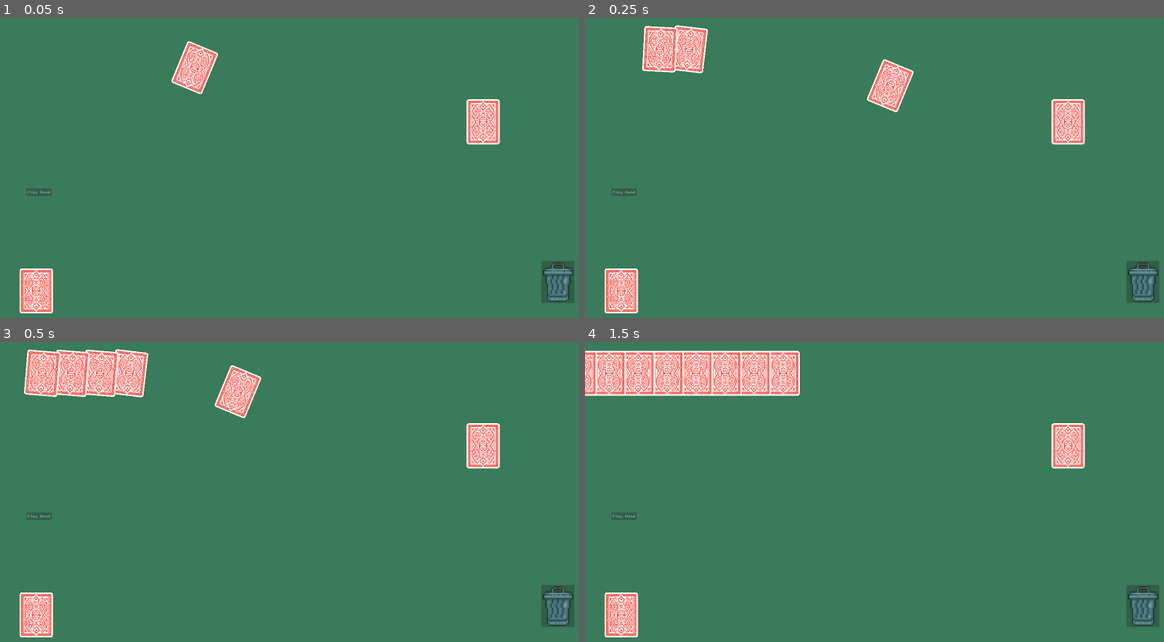
Above: before the commit, frames 1-4 (two rows, left to right).
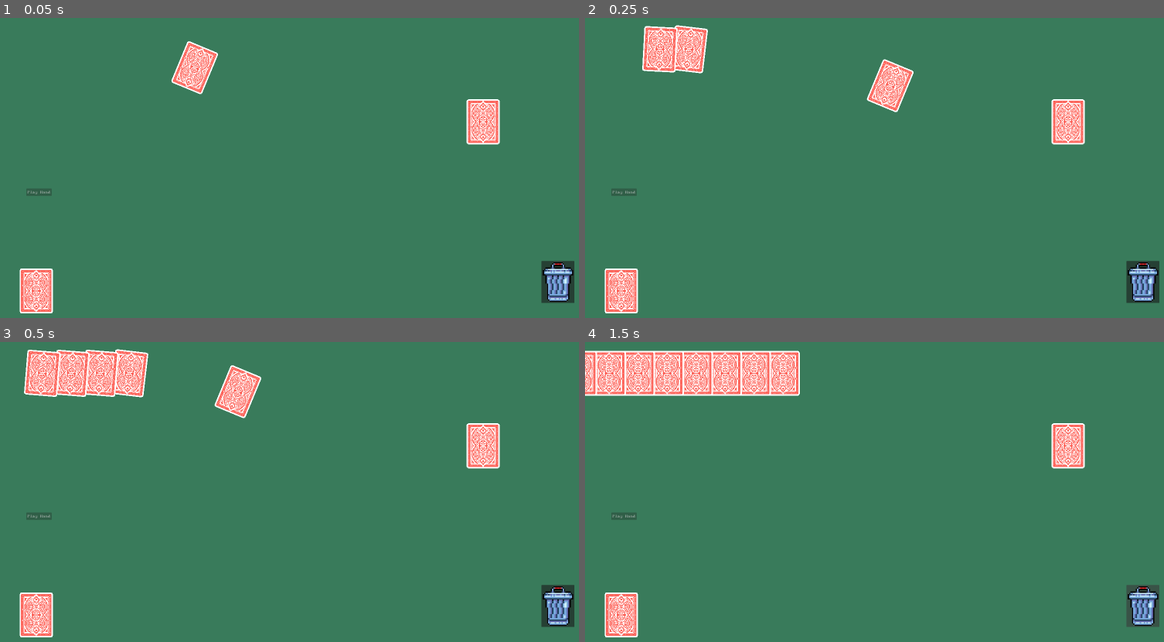
Above: after the commit, the same moments.

Repository: SalC124/rhombatro
Game: Godot game, scene res://scenes/Main.tscn
The game is run twice, just before and just after one commit, with the same random seed, the same clock (stepped at 60 frames per second) and the same inputs.
Inputs (mouse positions are in pixels of both pictures, inside the frame that each line leads up to):
- Up to frame 1 (0.05 s): no input
- Up to frame 2 (0.25 s): no input
- Up to frame 3 (0.5 s): no input
- Up to frame 4 (1.5 s): click (1140, 606) at 0.52 s; click (1140, 606) at 1.27 s

The runs differ from the first frame. In frame 1, 0.7% of the frame differs, in the area x 93-100%, y 81-95%; in frame 2, 0.7%; in frame 3, 0.7%; in frame 4, 0.5%.
Error after the commit: Invalid access to property or key 'finished' on a base object of type 'Nil'. (res://scripts/GameLoop.gd:54)

Commit message:
Revert "playing hands works without scoring"
This reverts commit baefab268fa323d12305c1076cfeacf115e3b52a.

Diff:
--- a/scenes/Card.tscn
+++ b/scenes/Card.tscn
@@ -124,6 +124,8 @@
 region = Rect2(0, 0, 71, 95)
 
 [node name="Card" type="Node2D" unique_id=104600597]
+position = Vector2(150, 67)
+scale = Vector2(2, 2)
 script = ExtResource("1_tgmmg")
 
 [node name="CardImage" type="Sprite2D" parent="." unique_id=1109281394]
--- a/scripts/GameLoop.gd
+++ b/scripts/GameLoop.gd
@@ -8,28 +8,17 @@
 var player_played = false
 var opponent_played = false
 
-var player_cards_in_play = []
-var opponent_cards_in_play = []
-
 # Called when the node enters the scene tree for the first time.
 func _ready() -> void:
-	$"../Discard".disabled=true
 	$"../PlayHand".disabled=true
-	$"../CardManager".connect("select", func(card):
-		button_update()
-		ligma(card)
-	)
+	$"../CardManager".connect("select", button_update)
 
 
 func _process(_delta: float) -> void:
 	pass
 
 
-func ligma(_card):
-	print("ligma")
-
-
-func button_update():
+func button_update(_card):
 	if player_hand_ref.selected_cards.size() == 0:
 		$"../Discard".disabled=true
 		$"../PlayHand".disabled=true
@@ -48,55 +37,23 @@
 
 
 func _on_play_hand_pressed() -> void:
-	player_cards_in_play = player_hand_ref.selected_cards.duplicate()
+	$"../PlayHand".disabled=true
 
-	var last_card_moved_tween
-	for card in player_cards_in_play:
-		card.get_node("Area2D/CollisionShape2D").disabled = true
-		last_card_moved_tween = player_hand_ref.update_hand_positions(CARD_STATES.DEFAULT_CARD_MOVE_SPEED, player_cards_in_play, CARD_STATES.PLAYED_HAND_WIDTH, CARD_STATES.DEFAULT_IDEAL_CARD_DISTANCE, CARD_STATES.PLAYED_HAND_Y)
-		# last_card_moved_tween = player_hand_ref.animate_card_to_position(card, card.get_global_position(), CARD_STATES.DEFAULT_CARD_MOVE_SPEED)
-		last_card_moved_tween.finished.connect(func():
-			await get_tree().create_timer(0.01).timeout
-			card.get_node("Area2D/CollisionShape2D").disabled = true
-		)
-		player_hand_ref.player_hand.erase(card)
-
-	player_hand_ref.selected_cards = []
-	var hand_tween = player_hand_ref.update_hand_positions(CARD_STATES.DEFAULT_CARD_MOVE_SPEED, player_cards_in_play, CARD_STATES.PLAYED_HAND_WIDTH, CARD_STATES.DEFAULT_IDEAL_CARD_DISTANCE, CARD_STATES.PLAYED_HAND_Y)
-
-	var tween_to_wait_for = hand_tween if hand_tween != null else last_card_moved_tween # fallback for discard
-
-	tween_to_wait_for.finished.connect(func():
-		player_hand_ref.update_hand_positions(CARD_STATES.DEFAULT_CARD_MOVE_SPEED, player_hand_ref.player_hand, CARD_STATES.DEFAULT_MAX_SPREAD_WIDTH, CARD_STATES.DEFAULT_IDEAL_CARD_DISTANCE, CARD_STATES.HAND_Y_POSITION)
-		i_used_to_have_hoop_dreams_until_i_found_out_that_there_were_other_ways_to_score()
-	)
-
-	player_hand_ref.rhombuses = 0
-	button_update()
-
-
-func i_used_to_have_hoop_dreams_until_i_found_out_that_there_were_other_ways_to_score():
-	pass
 
 
 func _on_discard_pressed() -> void:
-	var cards_to_discard = player_hand_ref.selected_cards.duplicate()
-
-	var last_discard_tween
-	for card in cards_to_discard:
-		last_discard_tween = player_hand_ref.animate_card_to_position(card, Vector2(3000, 720), CARD_STATES.DEFAULT_CARD_MOVE_SPEED)
+	var selected_cards_clone = player_hand_ref.selected_cards
+	while player_hand_ref.selected_cards.size() > 0:
+		var card = player_hand_ref.selected_cards[player_hand_ref.selected_cards.size() - 1]
+		player_hand_ref.animate_card_to_position(card, Vector2(2500, 1600), CARD_STATES.DEFAULT_CARD_MOVE_SPEED)
+		player_hand_ref.selected_cards.erase(card)
 		player_hand_ref.player_hand.erase(card)
 
-	player_hand_ref.selected_cards = []
-	var hand_tween = player_hand_ref.update_hand_positions(CARD_STATES.DEFAULT_CARD_MOVE_SPEED, player_hand_ref.player_hand, CARD_STATES.DEFAULT_MAX_SPREAD_WIDTH, CARD_STATES.DEFAULT_IDEAL_CARD_DISTANCE, CARD_STATES.HAND_Y_POSITION)
+	var tween = player_hand_ref.update_hand_positions(CARD_STATES.DEFAULT_CARD_MOVE_SPEED)
 
-	var tween_to_wait_for = hand_tween if hand_tween != null else last_discard_tween # fallback for discard
-
-	tween_to_wait_for.finished.connect(func():
-		for card in cards_to_discard:
-			card.discard()
+	tween.finished.connect(func():
+		while selected_cards_clone.size() > 0:
+			selected_cards_clone[0].discard()
 		deck_ref.draw_card(CARD_STATES.DEFAULT_HAND_SIZE)
 	)
-
 	player_hand_ref.rhombuses = 0
-	button_update()
--- a/scripts/card.gd
+++ b/scripts/card.gd
@@ -41,7 +41,6 @@
 	# you MUST run the Main scene or you get a "Window Parent" error
 	# if you run as a Card, it'll have no parent of CardManager
 	get_parent().connect_card_signals(self)
-	scale = Vector2(2, 2)
 	prev_x = global_position.x
 	position.y = CARD_STATES.HAND_Y_POSITION
 
--- a/scripts/card_states.gd
+++ b/scripts/card_states.gd
@@ -4,7 +4,7 @@
 const DEFAULT_CARD_MOVE_SPEED: float = 0.2
 
 # const CARD_WIDTH: int = (1600 - (DEFAULT_HAND_SIZE * (71 * 2))) / 8
-const CARD_DISTANCE: int = 120
+const CARD_WIDTH: int = 120
 
 enum SUIT {
 	Heart = 0,
@@ -29,9 +29,3 @@
 const EVIL_HAND_Y_POSITION = 200
 const SELECTION_Y_OFFSET = 50
 const MAX_PLAYED_HAND_SIZE = 5
-
-const DEFAULT_MAX_SPREAD_WIDTH = 800
-const DEFAULT_IDEAL_CARD_DISTANCE = 400
-
-const PLAYED_HAND_WIDTH = 600
-const PLAYED_HAND_Y = 1000
--- a/scripts/evil_hand.gd
+++ b/scripts/evil_hand.gd
@@ -42,8 +42,8 @@
 func calculate_card_position(index):
 
 	center_screen_x = get_viewport().size.x / 2
-	var total_width = (evil_player_hand.size()-1)*CARD_WIDTH
-	var x_offset = center_screen_x - index * CARD_WIDTH + total_width / 2
+	var total_width = (evil_player_hand.size()-1)*CARD_STATES.CARD_WIDTH
+	var x_offset = center_screen_x - index * CARD_STATES.CARD_WIDTH + total_width / 2
 	return x_offset
 
 func animate_card_to_position(card, new_position, speed):
--- a/scripts/player_hand.gd
+++ b/scripts/player_hand.gd
@@ -1,6 +1,8 @@
 extends Node2D
 
 const CARD_STATES = preload("res://scripts/card_states.gd")
+
+const CARD_WIDTH = 100
 
 var player_hand: Array = []
 var center_screen_x
@@ -39,42 +41,35 @@
 func add_card_to_hand(card, speed):
 	if card not in player_hand:
 		player_hand.insert(0,card)
-		update_hand_positions(speed, player_hand, CARD_STATES.DEFAULT_MAX_SPREAD_WIDTH, CARD_STATES.DEFAULT_IDEAL_CARD_DISTANCE, CARD_STATES.HAND_Y_POSITION)
+		update_hand_positions(speed)
 	else:
 		var tween = animate_card_to_position(card, card.starting_position, CARD_STATES.CARD_DRAW_SPEED)
 		tween.finished.connect(func():
-			update_hand_positions(speed, player_hand, CARD_STATES.DEFAULT_MAX_SPREAD_WIDTH, CARD_STATES.DEFAULT_IDEAL_CARD_DISTANCE, CARD_STATES.HAND_Y_POSITION)
+			update_hand_positions(speed)
 			for caehrd in player_hand:
 				$"../CardManager".highlight_card(caehrd, false)
 ) # needs to use the new indexing z_index instead
 
 
-func update_hand_positions(speed, hand_in_question, max_spread_width, ideal_card_distance, hand_y_position):
-	for i in range(hand_in_question.size()):
+func update_hand_positions(speed):
+	for i in range(player_hand.size()):
 		var new_z = CARD_STATES.BASE_CARD_Z_INDEX + (2*i) # 2 layers per card (face + outline)
-		hand_in_question[i].z_index = new_z
-		hand_in_question[i].zed_index = new_z
+		player_hand[i].z_index = new_z
+		player_hand[i].zed_index = new_z
 
 	var last_tween
-	for i in range(hand_in_question.size()):
-		var new_position = Vector2(calculate_card_position(i, hand_in_question, max_spread_width, ideal_card_distance), hand_y_position - hand_in_question[i].y_offset)
-		var card = hand_in_question[i]
+	for i in range(player_hand.size()):
+		var new_position = Vector2(calculate_card_position(i), CARD_STATES.HAND_Y_POSITION - player_hand[i].y_offset)
+		var card = player_hand[i]
 		card.starting_position = new_position
 		last_tween = animate_card_to_position(card, new_position, speed)
 
 	return last_tween
 
-func calculate_card_position(index, hand_in_question, max_spread, ideal_card_distance):
-	if hand_in_question.size() == 1:
-		return center_screen_x
-
-	var ideal_total_width = (hand_in_question.size() - 1) * ideal_card_distance
-
-	var actual_total_width = min(ideal_total_width, max_spread)
-
-	var card_spacing = actual_total_width / (hand_in_question.size() - 1)
-
-	var x_offset = center_screen_x - (actual_total_width / 2) + (index * card_spacing)
+func calculate_card_position(index):
+	var total_width = (player_hand.size()-1)*CARD_STATES.CARD_WIDTH
+	@warning_ignore("integer_division")
+	var x_offset = center_screen_x + index * CARD_STATES.CARD_WIDTH - total_width / 2
 	return x_offset
 
 func animate_card_to_position(card, new_position, speed):
@@ -89,7 +84,7 @@
 	if card in player_hand:
 		player_hand.erase(card)
 		selected_cards.erase(card)
-		update_hand_positions(CARD_STATES.CARD_DRAW_SPEED, player_hand, CARD_STATES.DEFAULT_MAX_SPREAD_WIDTH, CARD_STATES.DEFAULT_IDEAL_CARD_DISTANCE, CARD_STATES.HAND_Y_POSITION)
+		update_hand_positions(CARD_STATES.CARD_DRAW_SPEED)
 
 
 func get_cards_in_hand() -> Array:
